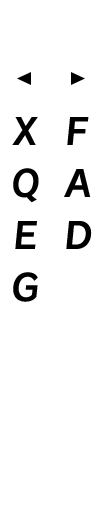
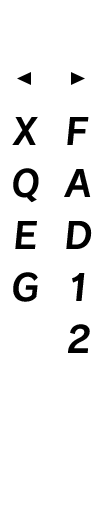
Revision of a layered w=104, h=520 image; what changed, layer by layer:
added group "2" with 2 layers above "1" over [68, 324, 90, 353]
added layer "A" (4th of 8, in "2") in group "2" over [68, 324, 90, 353]
added layer "Layer 15" in group "2" over [68, 324, 90, 353]
added group "1" with 2 layers above "D" over [72, 273, 85, 301]
added layer "A" (5th of 8, in "1") in group "1" over [72, 273, 85, 301]
added layer "Layer 14" in group "1" over [72, 273, 85, 301]
